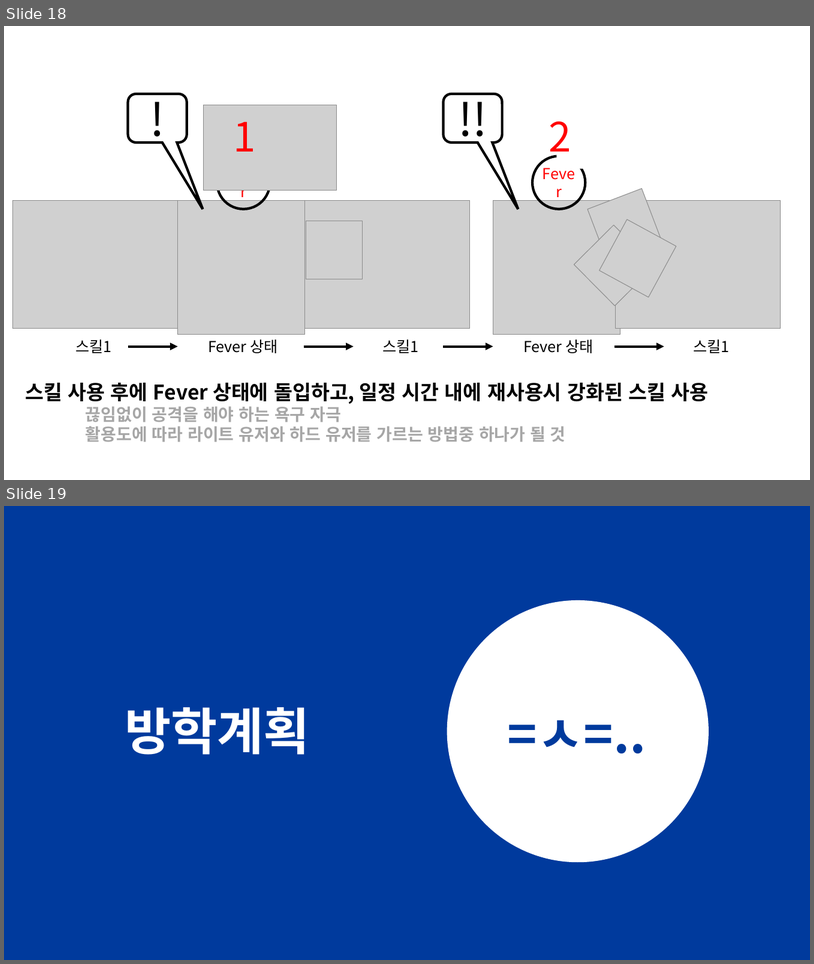
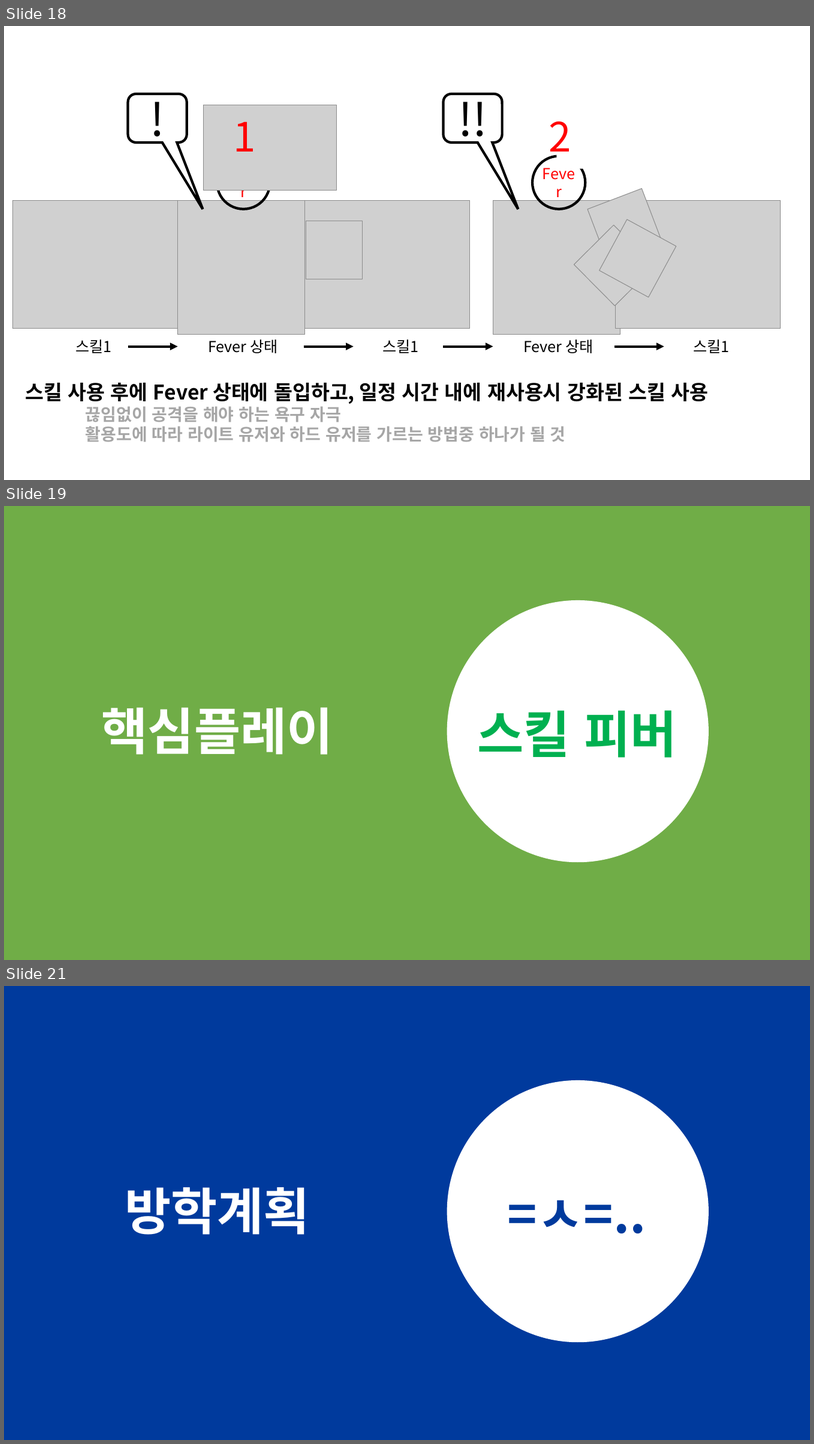
Before and after one commit to korleinster/gamebusdriver, a slide deck: documents/[13신창섭150702]졸업작품 제안서 초안.pptx. Shown one above the other, each under a label of ours: slides 18 and 19 before the commit, slides 18, 19 and 21 after it; the slides between them are not shown. The pictures are 814x964 and 814x1444 pixels, drawn with LibreOffice and Linux fonts; fonts in the diff are those of the drawing; grey boxes stand for pictures. Boxes give left, top, right and bottom in pixels: in the first picture for what was removed or moved away, otherwise in the second. Text is boxed around its words. In the diff, an @@ line names an element or a change of style, - is before the commit and + after.

```diff
--- a/documents/[13신창섭150702]졸업작품 제안서 초안.pptx
+++ b/documents/[13신창섭150702]졸업작품 제안서 초안.pptx
@@ slide 19 added at (x1=4, y1=506, x2=810, y2=960), background #FFFFFF @@
@@ rectangle added at (x1=4, y1=506, x2=810, y2=960), fill #70AD47 @@
@@ ellipse added at (x1=447, y1=600, x2=710, y2=862), fill #FFFFFF @@
@@ text added at (x1=101, y1=707, x2=333, y2=754), 60 pt, text #FFFFFF, bold @@
+핵심플레이
@@ text added at (x1=477, y1=710, x2=677, y2=757), 60 pt, text #00B050, bold @@
+스킬 피버
@@ what was slide 19 is now slide 21 @@
```
Also in this commit, not shown: 1 slide changed, 1 other slide added, 10 other files.
